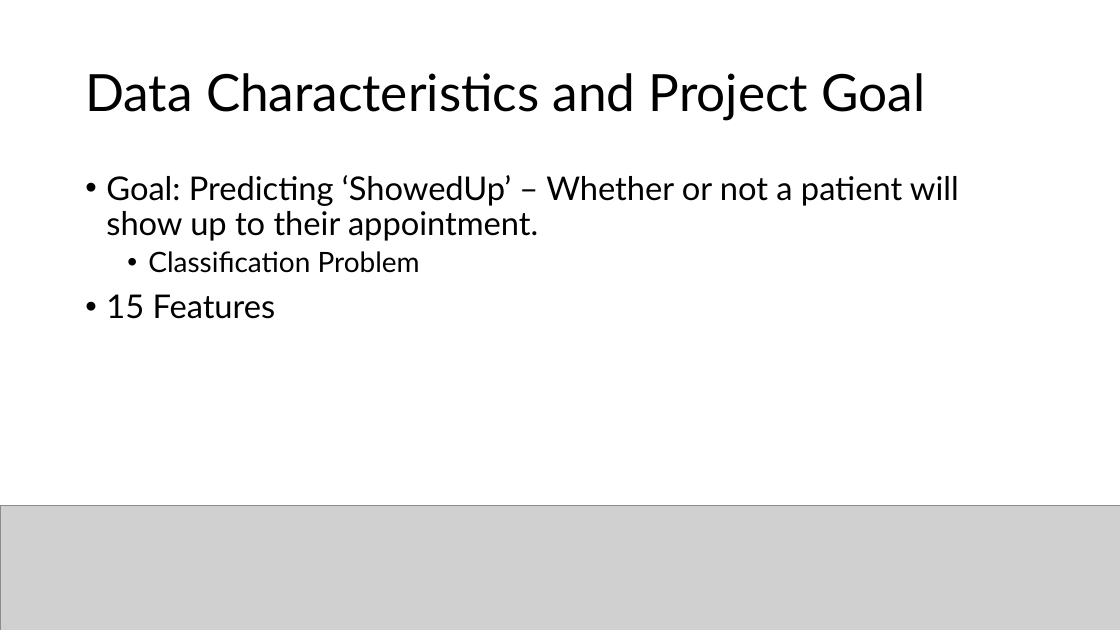
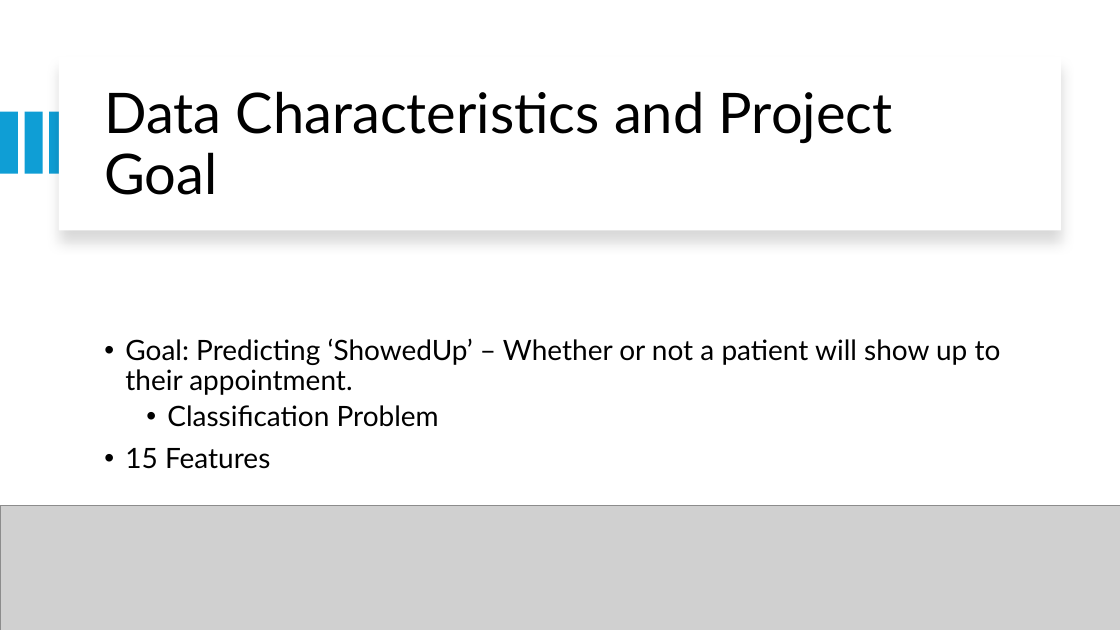
Before and after one commit to dwang0120/Hospital-No-Shows, a slide deck: slide 5 of Hospital No Shows.pptx (slide 6 before the commit). Drawn at 1120x630 pixels with LibreOffice and Linux fonts; fonts in the diff are those of the drawing; grey boxes stand for pictures. Boxes give left, top, right and bottom in pixels: in the first picture for what was removed or moved away, otherwise in the second. Text is boxed around its words. In the diff, an @@ line names an element or a change of style, - is before the commit and + after.

```diff
--- a/Hospital No Shows.pptx
+++ b/Hospital No Shows.pptx
@@ rectangle added at box(59, 56, 1061, 230), fill #FFFFFF @@
@@ title "Data Characteristics and Project Goal": place and size @@
-title "Data Characteristics and Project Goal" at box(85, 73, 925, 120)
+title "Data Characteristics and Project Goal" at box(104, 91, 893, 195)
@@ title "Data Characteristics and Project Goal" at box(104, 91, 893, 195): size 44 to 48 pt @@
@@ rectangle added at box(0, 112, 18, 174), fill #0F9ED5 @@
@@ rectangle added at box(24, 112, 42, 174), fill #0F9ED5 @@
@@ rectangle added at box(50, 112, 67, 174), fill #0F9ED5 @@
@@ text "Goal: Predicting ‘ShowedUp’ – Whether ...": place and size @@
-text "Goal: Predicting ‘ShowedUp’ – Whether ..." at box(106, 175, 959, 319)
+text "Goal: Predicting ‘ShowedUp’ – Whether ..." at box(125, 338, 1001, 469)
@@ text "Goal: Predicting ‘ShowedUp’ – Whether ..." at box(125, 338, 1001, 469): vertical alignment top to middle @@
@@ text at box(125, 338, 1001, 469): size 28 to 24 pt in "Goal: Predicting ‘ShowedUp’ – Whether or not ...", "15 Features" @@
```
Also in this commit, not shown: 8 other slides changed, 9 slides added, 3 slides removed, 1 other file.
